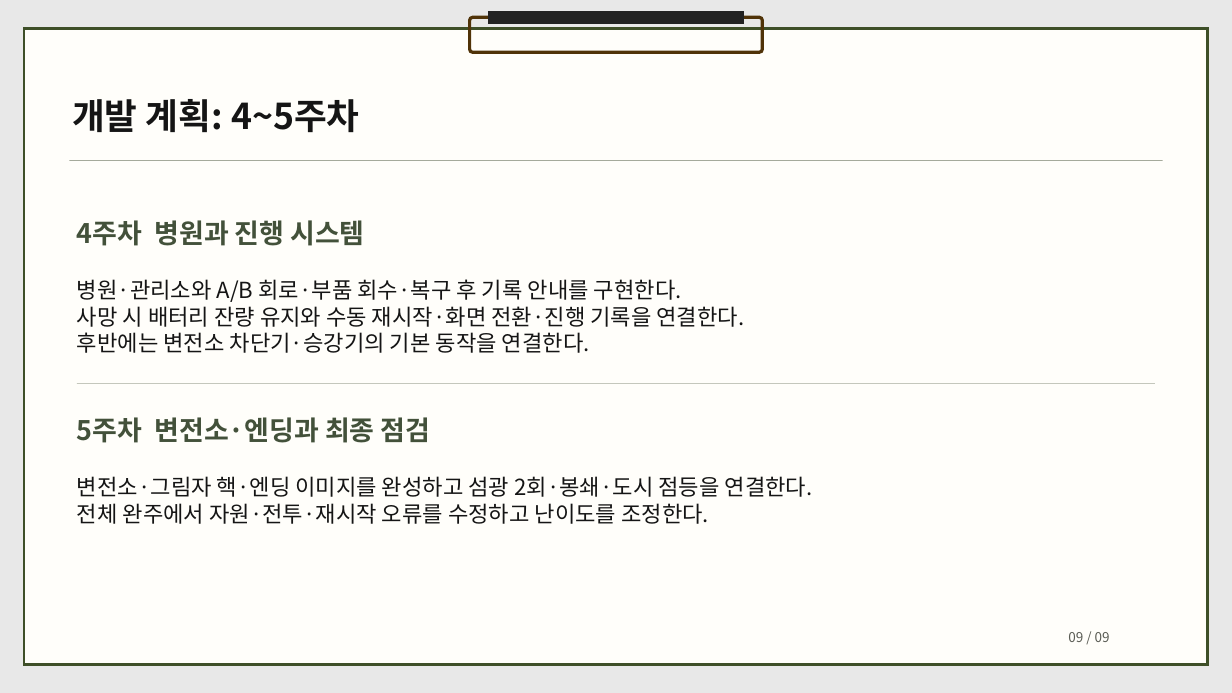
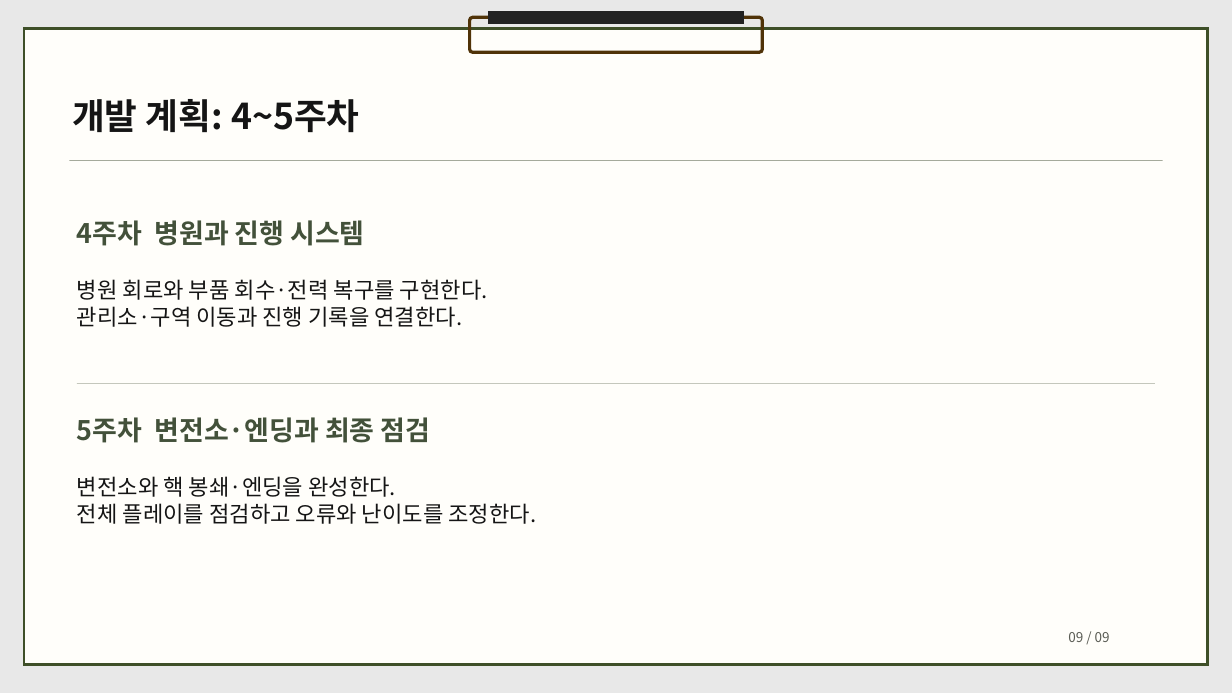
Before and after one commit to dbguswh/2Dgame_project, a slide deck: slide 9 of docs/2D게임프로그래밍 1차발표.pptx. Drawn at 1232x693 pixels with LibreOffice and Linux fonts; fonts in the diff are those of the drawing. Boxes give left, top, right and bottom in pixels: in the first picture for what was removed or moved away, otherwise in the second. Text is boxed around its words. In the diff, an @@ line names an element or a change of style, - is before the commit and + after.

Commit message:
1차 발표 PPT 수정

```diff
--- a/docs/2D게임프로그래밍 1차발표.pptx
+++ b/docs/2D게임프로그래밍 1차발표.pptx
@@ text at [77, 279, 488, 327]: text changed @@
-병원·관리소와 A/B 회로·부품 회수·복구 후 기록 안내를 구현한다.
-사망 시 배터리 잔량 유지와 수동 재시작·화면 전환·진행 기록을 연결한다.
-후반에는 변전소 차단기·승강기의 기본 동작을 연결한다.
+병원 회로와 부품 회수·전력 복구를 구현한다.
+관리소·구역 이동과 진행 기록을 연결한다.
@@ text at [77, 476, 537, 524]: text changed @@
-변전소·그림자 핵·엔딩 이미지를 완성하고 섬광 2회·봉쇄·도시 점등을 연결한다.
-전체 완주에서 자원·전투·재시작 오류를 수정하고 난이도를 조정한다.
+변전소와 핵 봉쇄·엔딩을 완성한다.
+전체 플레이를 점검하고 오류와 난이도를 조정한다.
```
Also in this commit, not shown: 7 other slides changed.
